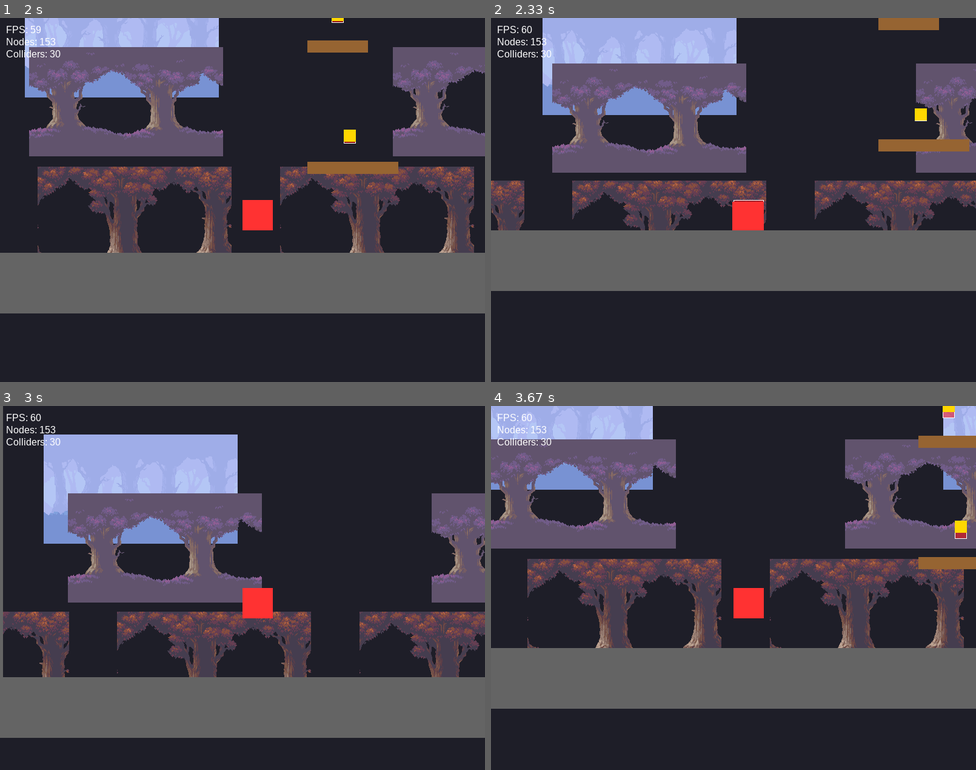
Above: before the commit, frames 1-4 (two rows, left to right).
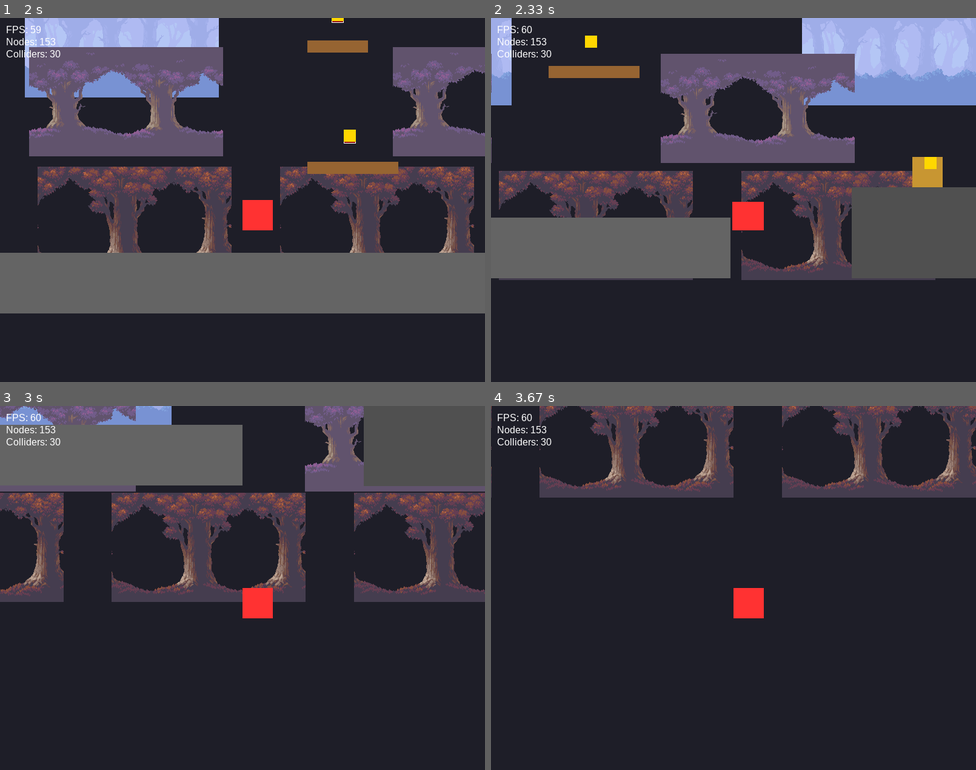
Above: after the commit, the same moments.

Repository: nalqit/py-engine
Game: pygame game, started from src/game/main.py
The game is run twice, just before and just after one commit, with the same random seed, the same clock (stepped at 60 frames per second) and the same inputs.
Inputs:
- Up to frame 1 (2 s): hold Right 0.33-0.8 s; hold Up 0.83-1.13 s; hold Right 1.17-1.63 s; hold Left from 1.67 s (still down)
- Up to frame 2 (2.33 s): release Left at 2.2 s; hold Left from 2.23 s (still down)
- Up to frame 3 (3 s): release Left at 2.63 s; hold Up from 2.67 s (still down)
- Up to frame 4 (3.67 s): release Up at 3.03 s; hold Right from 3.07 s (still down)

Frame 1 is identical in both runs. In frame 2, 46% of the frame differs, in the area x 0-100%, y 0-75%; in frame 3, 63%, in the area x 0-100%, y 0-92%; in frame 4, 50%.

Commit message:
feat: Add a comprehensive project overview, implement a generic 2D physics body, and create the player entity leveraging the new physics system.

Diff:
--- a/src/engine/physics/physics_body_2d.py
+++ b/src/engine/physics/physics_body_2d.py
@@ -67,7 +67,8 @@
                 other_rect = result.collider.get_rect()
                 if dx > 0:
                     # Moving right → align our right edge with obstacle's left
-                    self.local_x = other_rect.left - self.collider.width - self.collider.local_x
+                    sw = self.collider.width * self.collider.scale_x
+                    self.local_x = other_rect.left - sw - self.collider.local_x
                 else:
                     # Moving left → align our left edge with obstacle's right
                     self.local_x = other_rect.right - self.collider.local_x
@@ -86,7 +87,8 @@
                 other_rect = result.collider.get_rect()
                 if dy > 0:
                     # Moving down → align our bottom edge with obstacle's top
-                    self.local_y = other_rect.top - self.collider.height - self.collider.local_y
+                    sh = self.collider.height * self.collider.scale_y
+                    self.local_y = other_rect.top - sh - self.collider.local_y
                 else:
                     # Moving up → align our top edge with obstacle's bottom
                     self.local_y = other_rect.bottom - self.collider.local_y
--- a/src/game/entities/player.py
+++ b/src/game/entities/player.py
@@ -43,16 +43,28 @@
 
         # Squash/Stretch then return to normal
         def reset_scale():
+            # Reset Visuals
             tm.interpolate(vis, "scale_x", vis.scale_x, 1.0, duration, Easing.quad_out)
             tm.interpolate(vis, "scale_y", vis.scale_y, 1.0, duration, Easing.quad_out)
             tm.interpolate(vis, "local_x", vis.local_x, 0.0, duration, Easing.quad_out)
             tm.interpolate(vis, "local_y", vis.local_y, 0.0, duration, Easing.quad_out)
+            # Reset Collider
+            tm.interpolate(self.collider, "scale_x", self.collider.scale_x, 1.0, duration, Easing.quad_out)
+            tm.interpolate(self.collider, "scale_y", self.collider.scale_y, 1.0, duration, Easing.quad_out)
+            tm.interpolate(self.collider, "local_x", self.collider.local_x, 0.0, duration, Easing.quad_out)
+            tm.interpolate(self.collider, "local_y", self.collider.local_y, 0.0, duration, Easing.quad_out)
 
         ox, oy = get_offsets(sx, sy)
+        # Tween Visuals
         tm.interpolate(vis, "scale_x", 1.0, sx, duration/2, Easing.quad_out, on_complete=reset_scale)
         tm.interpolate(vis, "scale_y", 1.0, sy, duration/2, Easing.quad_out)
         tm.interpolate(vis, "local_x", 0.0, ox, duration/2, Easing.quad_out)
         tm.interpolate(vis, "local_y", 0.0, oy, duration/2, Easing.quad_out)
+        # Tween Collider
+        tm.interpolate(self.collider, "scale_x", 1.0, sx, duration/2, Easing.quad_out)
+        tm.interpolate(self.collider, "scale_y", 1.0, sy, duration/2, Easing.quad_out)
+        tm.interpolate(self.collider, "local_x", 0.0, ox, duration/2, Easing.quad_out)
+        tm.interpolate(self.collider, "local_y", 0.0, oy, duration/2, Easing.quad_out)
 
         self.score = 0
 
Not shown, added: PROJECT_OVERVIEW.md
